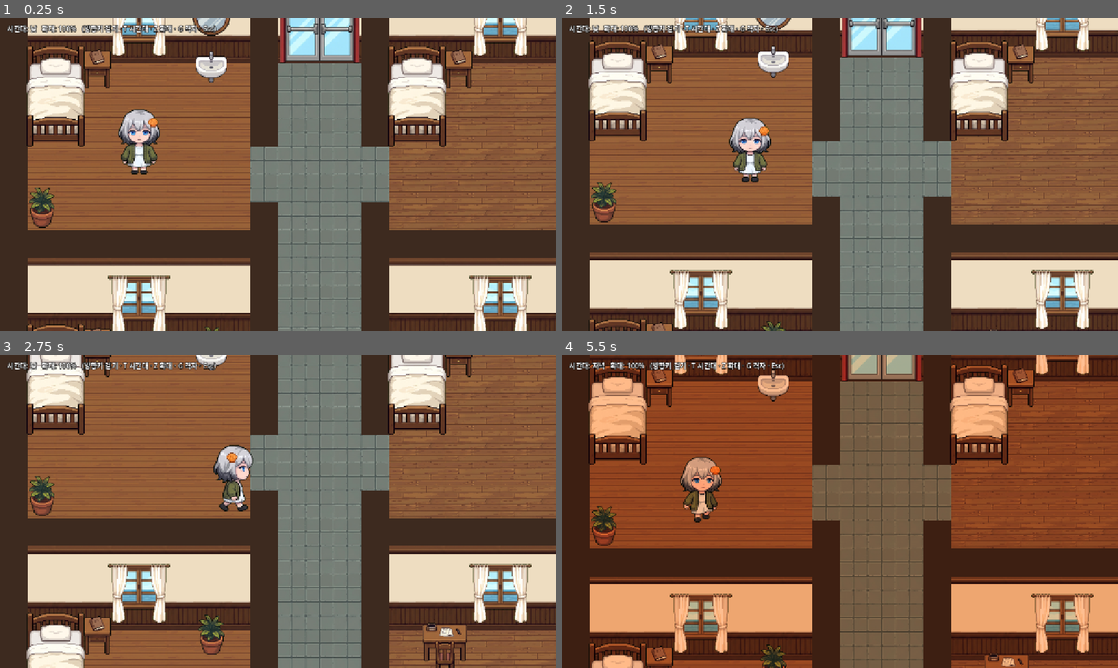
Above: before the commit, frames 1-4 (two rows, left to right).
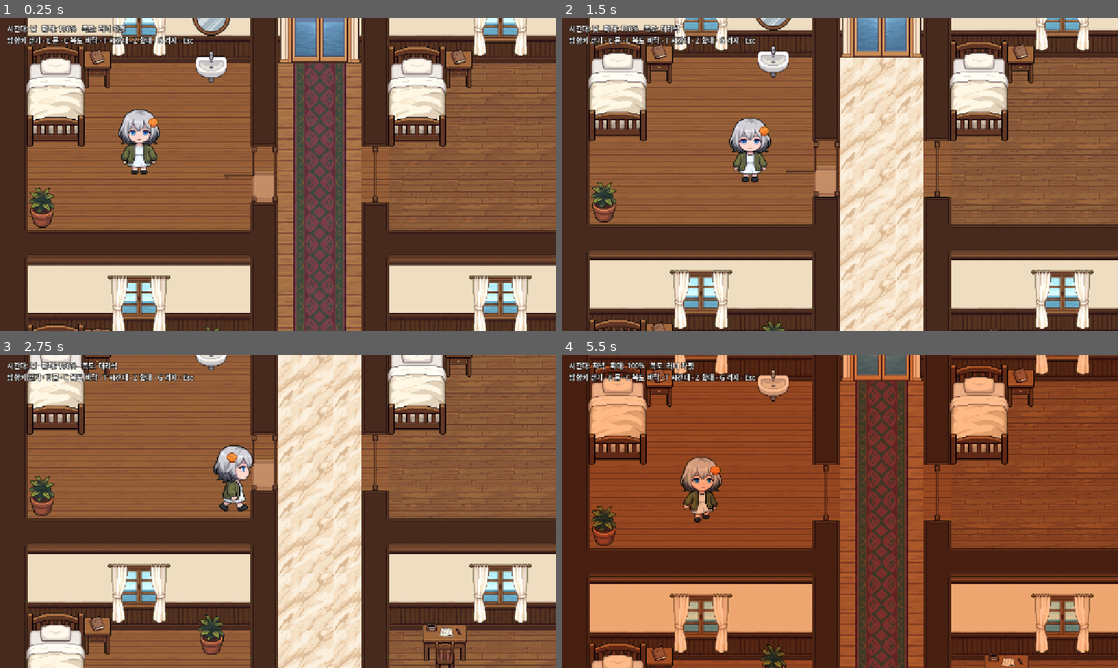
Above: after the commit, the same moments.

Repository: doublejac/7-Garden
Game: Godot game, scene res://scenes/dev/map_test.tscn
Same seed, same stepped clock (60 frames per second), same inputs: the game is played once before the commit and once after it. This scene is started directly instead of the project's main scene.
Inputs (mouse positions are in pixels of both pictures, inside the frame that each line leads up to):
- Up to frame 1 (0.25 s): no input
- Up to frame 2 (1.5 s): tap Enter (ui_accept) at 0.5, 0.77 s; move the mouse to (962, 158) at 0.52 s; hold Right (ui_right) 0.53-1.28 s; tap E at 0.6 s; click (962, 158) at 0.67 s; tap C at 0.8, 1.35 s; move the mouse to (728, 190) at 1.27 s; hold Down (ui_down) from 1.28 s (still down)
- Up to frame 3 (2.75 s): tap Enter (ui_accept) at 1.52 s; tap Z at 1.55, 2.1 s; move the mouse to (333, 442) at 2.02 s; release Down (ui_down) at 2.03 s; hold Right (ui_right) from 2.03 s (still down); tap E at 2.3 s
- Up to frame 4 (5.5 s): move the mouse to (812, 574) at 2.77 s; release Right (ui_right) at 2.78 s; hold Up (ui_up) 2.78-3.53 s; tap E at 2.85, 4.55 s; click (812, 574) at 2.92 s; tap Enter (ui_accept) at 3.02, 3.77, 4.52 s; tap C at 3.05, 3.6, 5.3 s; move the mouse to (1006, 558) at 3.52 s; hold Left (ui_left) 3.53-5.03 s; tap Z at 3.8, 4.35 s; move the mouse to (673, 464) at 4.27 s; move the mouse to (867, 511) at 5.02 s; hold Down (ui_down) from 5.03 s (still down); tap T at 5.1 s; click (867, 511) at 5.17 s

The runs differ from the first frame. In frame 1, 19% of the frame differs, in the area x 1-100%, y 0-100%; in frame 2, 19%; in frame 3, 19%; in frame 4, 19%.

Commit message:
옆벽 문·벽 윗면 자동 타일·복도 바닥 후보·새 비상구 문 적용
- 옆벽 문: E 키로 열고 닫음, 닫히면 막힘. 방 쪽으로 열림
- 벽 윗면: 이웃 칸을 보고 테두리를 고르는 16종 자동 타일
- 복도 바닥 후보 4종(러너 카펫/헤링본/대리석/꽃무늬)을 C 키로 비교
- 비상구: 밝은 나무 문틀 + 비상구 표지판

Co-Authored-By: Claude Opus 5.5 <noreply@anthropic.com>
Claude-Session: https://claude.ai/code/session_01MBgVgKbFxkEXND4zuEcjdV

Diff:
--- a/assets/art/props/interior/props.json
+++ b/assets/art/props/interior/props.json
@@ -62,5 +62,17 @@
   "window": [
     141,
     136
+  ],
+  "exit_door": [
+    181,
+    184
+  ],
+  "side_door_closed": [
+    12,
+    128
+  ],
+  "side_door_open": [
+    125,
+    128
   ]
 }
--- a/scenes/dev/map_test.gd
+++ b/scenes/dev/map_test.gd
@@ -1,8 +1,8 @@
 # map_test.gd
 # 64px 타일 테스트 맵: 서하 방 · 보호자실 · 채린 방 · 빈 병실 · 병동 복도 · 중앙 복도 일부.
 # 바닥·벽은 assets/art/tiles/interior.png, 가구는 assets/art/props/interior/ (Gemini 시트를 정리한 것).
-# 배치는 LAYOUT(바닥·벽)과 PROPS(가구) 표만 고치면 바로 바뀐다.
-#   방향키: 걷기   T: 시간대(아침/낮/저녁/밤)   Z: 화면 확대/축소   G: 격자 표시   Esc: 끝내기
+# 배치는 LAYOUT(바닥·벽), PROPS(가구), DOORS(옆벽 문) 표만 고치면 바로 바뀐다.
+#   방향키: 걷기   E: 문 열기/닫기   C: 복도 바닥 바꾸기   T: 시간대   Z: 확대/축소   G: 격자   Esc: 끝내기
 extends Node2D
 
 const TILE := 64
@@ -10,8 +10,8 @@
 const ATLAS := "res://assets/art/tiles/interior.png"
 const PROP_DIR := "res://assets/art/props/interior/"
 
-# 기호: # 벽 윗면   W 벽 앞면(위에서부터 몰딩/회벽/판벽 순으로 자동)
-#       . 나무 마루  : 나무 마루(변형)  , 복도  ; 복도(낡은 변형)  L 로비  F 식당  D 문 자리(복도 바닥)
+# 기호: # 벽 윗면(이웃에 따라 테두리 자동)   W 벽 앞면(위에서부터 몰딩/회벽/판벽 자동)
+#       . 나무 마루  : 나무 마루(변형)  , 세로 복도  _ 가로 복도  L 로비  F 식당  D 옆벽 문 자리
 const LAYOUT := [
 	"#######################",
 	"#WWWWWWWW#WWW#WWWWWWWW#",
@@ -37,19 +37,28 @@
 	"#WWWWWWWWW,,,WWWWWWWWW#",
 	"#WWWWWWWWW,,,WWWWWWWWW#",
 	"#WWWWWWWWW,,,WWWWWWWWW#",
-	"#,,,,,,,,,,,,,,,,,,,,,#",
-	"#,,,,,,,,,,,,,,,,,,,,,#",
-	"#,,,,,,,,,,,,,,,,,,,,,#",
+	"#_____________________#",
+	"#_____________________#",
+	"#_____________________#",
 	"#######################",
 ]
 
-# 바닥 기호 → 아틀라스의 2×2 블록 왼쪽 위 (타일 단위)
+# 바닥 기호 → [아틀라스 블록 왼쪽 위, 블록 크기, 무늬 기준 x, 기준 y]
 const FLOORS := {
-	".": Vector2i(0, 0), ":": Vector2i(2, 0), ",": Vector2i(4, 0), ";": Vector2i(6, 0),
-	"L": Vector2i(0, 2), "F": Vector2i(2, 2), "D": Vector2i(4, 0),
+	".": [Vector2i(0, 0), 2, 0, 0], ":": [Vector2i(2, 0), 2, 0, 0],
+	"L": [Vector2i(0, 2), 2, 0, 0], "F": [Vector2i(2, 2), 2, 0, 0],
+	"D": [Vector2i(0, 0), 2, 0, 0],   # 문턱 자리는 나무 마루
 }
+# 복도 바닥 후보 (C 키로 바꿔 봄). 세로 복도(,)·가로 복도(_)에 깔린다
+const CORRIDORS := [
+	["러너 카펫", [Vector2i(0, 5), 3, 10, 0], [Vector2i(3, 5), 3, 0, 24]],
+	["헤링본 마루", [Vector2i(10, 0), 2, 0, 0], [Vector2i(10, 0), 2, 0, 0]],
+	["대리석", [Vector2i(8, 0), 2, 0, 0], [Vector2i(8, 0), 2, 0, 0]],
+	["꽃무늬 타일", [Vector2i(8, 2), 2, 0, 0], [Vector2i(8, 2), 2, 0, 0]],
+	["회색 타일 (처음 것)", [Vector2i(4, 0), 2, 0, 0], [Vector2i(4, 0), 2, 0, 0]],
+]
 const WALL_FACE := Vector2i(4, 2)   # 2칸 폭 × 3칸 높이
-const WALL_TOP := Vector2i(6, 2)
+const WALL_AUTO := Vector2i(6, 5)   # 벽 윗면 16종: 위1 + 오른쪽2 + 아래4 + 왼쪽8 (그쪽도 벽 윗면이면 켜짐)
 
 # 가구: [이름, 가운데 x, 바닥 닿는 y, 막는 영역 [x, y, 폭, 높이] 또는 [], 벽에 걸림?]  (모두 타일 단위)
 const PROPS := [
@@ -76,7 +85,7 @@
 	["desk", 16.0, 15.6, [15.2, 14, 1.6, 1.3], false],
 	["wardrobe", 21.0, 14.9, [20, 14, 2, 0.9], false],
 	# 병동 복도 끝 비상구
-	["glass_door", 11.5, 4.0, [], true],
+	["exit_door", 11.5, 4.0, [], true],
 	# 중앙 복도: 추억의 벽(사진 + 빈 액자), 소파
 	["frame_photo", 14.8, 23.2, [], true],
 	["frame_photo", 15.8, 23.2, [], true],
@@ -86,10 +95,16 @@
 	["plant", 7.4, 24.9, [7.0, 24.3, 0.8, 0.6], false],
 ]
 
+# 옆벽 문: [벽 칸 x, 문 윗칸 y, 열리는 쪽(-1 왼쪽 방 / 1 오른쪽 방), 처음에 열림?]
+const DOORS := [
+	[9, 7, -1, true], [13, 7, 1, false], [9, 16, -1, false], [13, 16, 1, false],
+]
+
 const TIMES := [
 	["아침", Color("#ffe9d6")], ["낮", Color.WHITE], ["저녁", Color("#ffbf94")], ["밤", Color("#36406a")],
 ]
 
+var map: TileMapLayer
 var player: CharacterBody2D
 var seoha: CharacterSprite
 var camera: Camera2D
@@ -97,41 +112,34 @@
 var moon_lights: Array[PointLight2D] = []
 var grid: Node2D
 var info: Label
+var doors: Array[Dictionary] = []
 var time_index := 1
+var corridor_index := 0
 
 
 func _ready() -> void:
-	var map := TileMapLayer.new()
+	map = TileMapLayer.new()
 	map.tile_set = _make_tileset()
 	map.texture_filter = CanvasItem.TEXTURE_FILTER_LINEAR
 	add_child(map)
-	for y in LAYOUT.size():
-		var row: String = LAYOUT[y]
-		for x in row.length():
-			map.set_cell(Vector2i(x, y), 0, _atlas_coord(x, y))
+	_paint_map()
 
 	var wall_deco := Node2D.new()      # 벽에 걸린 것: 언제나 서하 뒤
 	add_child(wall_deco)
-	var objects := Node2D.new()        # 가구 + 서하: 발 위치(y)로 앞뒤 정렬
+	var objects := Node2D.new()        # 가구·문·서하: 발 위치(y)로 앞뒤 정렬
 	objects.y_sort_enabled = true
 	add_child(objects)
 	var blockers := StaticBody2D.new()
 	add_child(blockers)
 	for p in PROPS:
-		var spr := Sprite2D.new()
-		spr.texture = load(PROP_DIR + p[0] + ".png")
-		spr.centered = false
+		var spr := _sprite(p[0])
 		spr.offset = Vector2(-spr.texture.get_width() / 2.0, -spr.texture.get_height())
 		spr.position = Vector2(p[1], p[2]) * TILE
-		spr.texture_filter = CanvasItem.TEXTURE_FILTER_LINEAR
 		(wall_deco if p[4] else objects).add_child(spr)
 		if p[3].size() == 4:
-			var cs := CollisionShape2D.new()
-			var rect := RectangleShape2D.new()
-			rect.size = Vector2(p[3][2], p[3][3]) * TILE
-			cs.shape = rect
-			cs.position = (Vector2(p[3][0], p[3][1]) + Vector2(p[3][2], p[3][3]) / 2.0) * TILE
-			blockers.add_child(cs)
+			blockers.add_child(_box(Rect2(Vector2(p[3][0], p[3][1]) * TILE, Vector2(p[3][2], p[3][3]) * TILE)))
+	for d in DOORS:
+		_add_door(objects, d)
 
 	grid = _make_grid()
 	grid.visible = false
@@ -172,19 +180,106 @@
 	info.add_theme_color_override("font_outline_color", Color.BLACK)
 	info.add_theme_constant_override("outline_size", 6)
 	hud.add_child(info)
+	_update_info()
 	_apply_time()
+
+
+func _sprite(name: String) -> Sprite2D:
+	var spr := Sprite2D.new()
+	spr.texture = load(PROP_DIR + name + ".png")
+	spr.centered = false
+	spr.texture_filter = CanvasItem.TEXTURE_FILTER_LINEAR
+	return spr
+
+
+func _box(r: Rect2) -> CollisionShape2D:
+	var cs := CollisionShape2D.new()
+	var rect := RectangleShape2D.new()
+	rect.size = r.size
+	cs.shape = rect
+	cs.position = r.position + r.size / 2.0
+	return cs
+
+
+# ── 옆벽 문 ───────────────────────────────────────────────
+func _add_door(parent: Node2D, d: Array) -> void:
+	var x: int = d[0]
+	var y: int = d[1]
+	var node := Node2D.new()
+	node.position = Vector2(x * TILE, (y + 2) * TILE)   # 문 아래 끝 = 앞뒤 정렬 기준
+	parent.add_child(node)
+	var closed := _sprite("side_door_closed")
+	closed.offset = Vector2((TILE - closed.texture.get_width()) / 2.0, -closed.texture.get_height())
+	var opened := _sprite("side_door_open")
+	opened.offset = Vector2(0, -opened.texture.get_height())
+	if d[2] < 0:   # 왼쪽 방으로 열림: 좌우 반전, 문틀이 벽 칸에 오도록
+		opened.flip_h = true
+		opened.offset.x = TILE - opened.texture.get_width()
+	node.add_child(closed)
+	node.add_child(opened)
+	var body := StaticBody2D.new()
+	body.add_child(_box(Rect2(Vector2(0, -2 * TILE), Vector2(TILE, 2 * TILE))))
+	node.add_child(body)
+	var door := {"node": node, "closed": closed, "opened": opened, "body": body,
+		"center": Vector2(x + 0.5, y + 1.0) * TILE}
+	doors.append(door)
+	_set_door(door, d[3])
+
+
+func _set_door(door: Dictionary, open: bool) -> void:
+	door["open"] = open
+	door["closed"].visible = not open
+	door["opened"].visible = open
+	door["body"].process_mode = Node.PROCESS_MODE_DISABLED if open else Node.PROCESS_MODE_INHERIT
+	(door["body"].get_child(0) as CollisionShape2D).set_deferred("disabled", open)
+
+
+func _toggle_nearest_door() -> void:
+	var best: Dictionary = {}
+	var best_d := 1.8 * TILE
+	for door in doors:
+		var dist: float = (door["center"] as Vector2).distance_to(player.position + Vector2(0, -20))
+		if dist < best_d:
+			best_d = dist
+			best = door
+	if not best.is_empty():
+		_set_door(best, not best["open"])
+
+
+# ── 타일 ──────────────────────────────────────────────────
+func _paint_map() -> void:
+	for y in LAYOUT.size():
+		var row: String = LAYOUT[y]
+		for x in row.length():
+			map.set_cell(Vector2i(x, y), 0, _atlas_coord(x, y))
+
+
+func _is_wall_top(x: int, y: int) -> bool:
+	if y < 0 or y >= LAYOUT.size() or x < 0 or x >= LAYOUT[0].length():
+		return true
+	return LAYOUT[y][x] == "#"
 
 
 func _atlas_coord(x: int, y: int) -> Vector2i:
 	var ch: String = LAYOUT[y][x]
 	if ch == "#":
-		return WALL_TOP
+		var idx := int(_is_wall_top(x, y - 1)) + 2 * int(_is_wall_top(x + 1, y)) \
+			+ 4 * int(_is_wall_top(x, y + 1)) + 8 * int(_is_wall_top(x - 1, y))
+		return WALL_AUTO + Vector2i(idx % 4, idx / 4)
 	if ch == "W":
 		var k := 0   # 위로 연속된 벽 앞면 수 → 몰딩(0) / 회벽(1) / 판벽(2)
 		while y - k - 1 >= 0 and LAYOUT[y - k - 1][x] == "W":
 			k += 1
 		return WALL_FACE + Vector2i(x % 2, mini(k, 2))
-	return FLOORS[ch] + Vector2i(x % 2, y % 2)
+	var f: Array
+	if ch == ",":
+		f = CORRIDORS[corridor_index][1]
+	elif ch == "_":
+		f = CORRIDORS[corridor_index][2]
+	else:
+		f = FLOORS[ch]
+	var n: int = f[1]
+	return f[0] + Vector2i(posmod(x - f[2], n), posmod(y - f[3], n))
 
 
 func _physics_process(_delta: float) -> void:
@@ -200,12 +295,18 @@
 	match event.keycode:
 		KEY_ESCAPE:
 			get_tree().quit()
+		KEY_E:
+			_toggle_nearest_door()
+		KEY_C:
+			corridor_index = (corridor_index + 1) % CORRIDORS.size()
+			_paint_map()
+			_update_info()
 		KEY_T:
 			time_index = (time_index + 1) % TIMES.size()
 			_apply_time()
 		KEY_Z:
 			camera.zoom = Vector2.ONE * (0.75 if camera.zoom.x > 0.9 else 1.0)
-			_apply_time()
+			_update_info()
 		KEY_G:
 			grid.visible = not grid.visible
 
@@ -214,8 +315,14 @@
 	modulate_node.color = TIMES[time_index][1]
 	for l in moon_lights:
 		l.visible = time_index == 3
-	info.text = "시간대: %s   확대: %d%%   (방향키 걷기 · T 시간대 · Z 확대 · G 격자 · Esc)" % [
-		TIMES[time_index][0], roundi(camera.zoom.x * 100)]
+	_update_info()
+
+
+func _update_info() -> void:
+	if info == null:
+		return
+	info.text = "시간대: %s   확대: %d%%   복도: %s\n방향키 걷기 · E 문 · C 복도 바닥 · T 시간대 · Z 확대 · G 격자 · Esc" % [
+		TIMES[time_index][0], roundi(camera.zoom.x * 100), CORRIDORS[corridor_index][0]]
 
 
 func _make_light(pos: Vector2, size_scale: float) -> PointLight2D:
@@ -268,18 +375,17 @@
 	ts.add_source(src, 0)
 	var size := src.get_atlas_grid_size()
 	var half := TILE / 2.0
-	var solid_rows := {}   # 벽 앞면·윗면만 막힘
+	var solid := {}   # 벽 앞면·윗면만 막힘
 	for y in 3:
-		solid_rows[WALL_FACE + Vector2i(0, y)] = true
-		solid_rows[WALL_FACE + Vector2i(1, y)] = true
-	solid_rows[WALL_TOP] = true
+		solid[WALL_FACE + Vector2i(0, y)] = true
+		solid[WALL_FACE + Vector2i(1, y)] = true
+	for i in 16:
+		solid[WALL_AUTO + Vector2i(i % 4, i / 4)] = true
 	for y in size.y:
 		for x in size.x:
 			var c := Vector2i(x, y)
-			if not src.has_room_for_tile(c, Vector2i.ONE, 1, Vector2i.ZERO, 1):
-				continue
 			src.create_tile(c)
-			if solid_rows.has(c):
+			if solid.has(c):
 				var td := src.get_tile_data(c, 0)
 				td.add_collision_polygon(0)
 				td.set_collision_polygon_points(0, 0, PackedVector2Array([
Binary file added: assets/art/props/interior/exit_door.png
Not shown, added: assets/art/props/interior/exit_door.png.import
Binary file added: assets/art/props/interior/side_door_closed.png
Not shown, added: assets/art/props/interior/side_door_closed.png.import
Binary file added: assets/art/props/interior/side_door_open.png
Not shown, added: assets/art/props/interior/side_door_open.png.import
Binary file changed: assets/art/tiles/interior.png
Binary file added: tools/sprite_cleanup/src/map/corridor_exit.jpg
Not shown, added: tools/sprite_cleanup/src/map/corridor_exit.jpg.import
Binary file added: tools/sprite_cleanup/src/map/side_doors_walls.jpg
Not shown, added: tools/sprite_cleanup/src/map/side_doors_walls.jpg.import
Not shown, changed: README.md
(and 1 more such lines)
